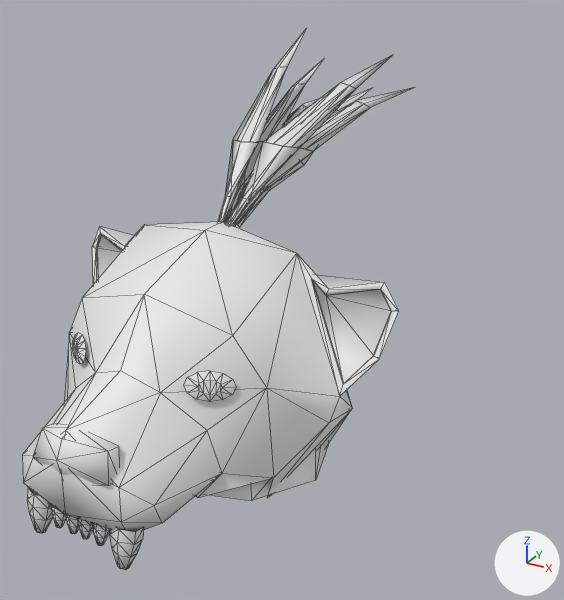
A saved change to the COLLADA model art/meshes/props/helmet/maya_turbante_jaguar.dae.
Rendered twice from a 50 mm camera at (0.838, -1.198, 1.214) aimed at (-0.079, 0.47, 0.379). The axes (+X, +Y, +Z) are drawn at lower right. The lights are the same throughout. Mesh edges are drawn as thin lines. Vertices at the same position are counted once.

The first picture shows 'jaguar'.
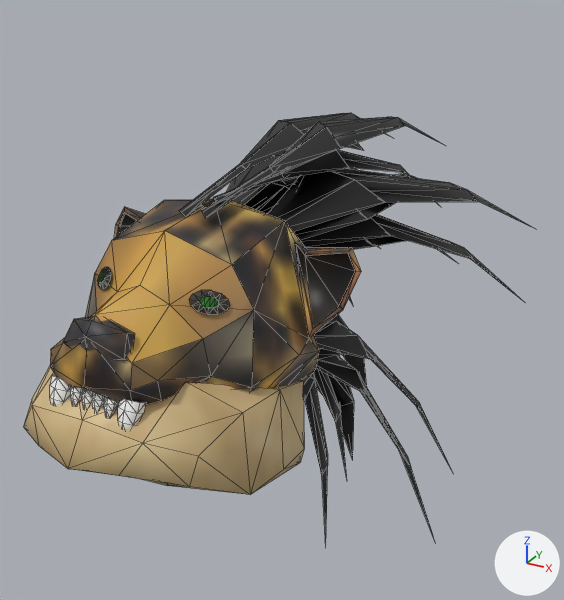
Changed parts and their boxes (x1, y1, x2, y2) in the pictures (564 x 600 px; the box of a moved part takes in the faces that stretch with it):
'jaguar', reshaped, moved, turned, rescaled
    before: (22, 29, 413, 570)
    after: (23, 113, 535, 542)
part 1 of me_rome_helmet_b_geometry_002, moved or reshaped
    before: (51, 506, 66, 528)
    after: (70, 387, 83, 406)
part 2 of me_rome_helmet_b_geometry_002, moved or reshaped
    before: (27, 488, 53, 533)
    after: (50, 375, 71, 406)
part 3 of me_rome_helmet_b_geometry_002, moved or reshaped
    before: (66, 515, 79, 534)
    after: (82, 388, 93, 407)
part 4 of me_rome_helmet_b_geometry_002, moved or reshaped
    before: (92, 524, 110, 546)
    after: (104, 397, 119, 418)
part 5 of me_rome_helmet_b_geometry_002, moved or reshaped
    before: (110, 527, 144, 570)
    after: (118, 399, 146, 429)
part 6 of me_rome_helmet_b_geometry_002, moved or reshaped
    before: (78, 519, 93, 539)
    after: (92, 392, 105, 411)
part 7 of me_rome_helmet_b_geometry_002, moved or reshaped
    before: (22, 222, 398, 532)
    after: (50, 199, 361, 405)
part 8 of me_rome_helmet_b_geometry_002, moved or reshaped
    before: (33, 424, 119, 486)
    after: (63, 316, 135, 360)
part 9 of me_rome_helmet_b_geometry_002, deleted
    before: (72, 29, 413, 402)
part 10 of me_rome_helmet_b_geometry_002, built on
    before: (210, 443, 329, 501)
    after: (23, 113, 535, 542)

Diff of the bpy script that builds the scene:
```diff
--- a/art/meshes/props/helmet/maya_turbante_jaguar.dae.py
+++ b/art/meshes/props/helmet/maya_turbante_jaguar.dae.py
@@ me_rome_helmet_b_geometry_002 @@
 # used by ob_jaguar; location = (0.0, 0.0, 0.0); rotation_euler = (-0.121, 0.0, 0.0), in degrees (-6.9, 0, 0); scale = (1.0, 0.999, 0.896)
-me_rome_helmet_b_geometry_002.from_pydata(...)  # 439 vertices, 734 faces; spans x -0.379..0.379, y -0.493..0.664, z 0.201..1.248
-me_rome_helmet_b_geometry_002.materials.append(mat_materiais_001)  # white #e7e7e7
+me_rome_helmet_b_geometry_002.from_pydata(...)  # 691 vertices, 1174 faces; spans x -0.3..0.414, y -0.137..1.595, z -0.875..0.611
+# me_rome_helmet_b_geometry_002 part 1: the loose piece of 24 vertices spanning x -0.062..-0.033, y -0.453..-0.426, z 0.259..0.311 is scaled about its middle by (0.792, 0.794, 0.709), then moved by (0.01, 0.348, -0.311), in mat_materiais_007 (picture img_mayans_struct_png)
+# me_rome_helmet_b_geometry_002 part 2: the loose piece of 24 vertices spanning x -0.122..-0.07, y -0.457..-0.408, z 0.227..0.319 is scaled about its middle by (0.792, 0.794, 0.709), then moved by (0.02, 0.347, -0.308), in mat_materiais_007 (picture img_mayans_struct_png)
+# me_rome_helmet_b_geometry_002 part 3: the loose piece of 24 vertices spanning x -0.028..0.001, y -0.453..-0.426, z 0.259..0.311 is scaled about its middle by (0.792, 0.794, 0.709), then moved by (0.003, 0.348, -0.311), in mat_materiais_007 (picture img_mayans_struct_png)
+# me_rome_helmet_b_geometry_002 part 4: the loose piece of 24 vertices spanning x 0.033..0.062, y -0.453..-0.426, z 0.259..0.311 is scaled about its middle by (0.792, 0.794, 0.709), then moved by (-0.01, 0.348, -0.311), in mat_materiais_007 (picture img_mayans_struct_png)
+# me_rome_helmet_b_geometry_002 part 5: the loose piece of 24 vertices spanning x 0.07..0.122, y -0.457..-0.408, z 0.227..0.319 is scaled about its middle by (0.792, 0.794, 0.709), then moved by (-0.02, 0.347, -0.308), in mat_materiais_007 (picture img_mayans_struct_png)
+# me_rome_helmet_b_geometry_002 part 6: the loose piece of 24 vertices spanning x -0.001..0.028, y -0.453..-0.426, z 0.259..0.311 is scaled about its middle by (0.792, 0.794, 0.709), then moved by (-0.003, 0.348, -0.311), in mat_materiais_007 (picture img_mayans_struct_png)
+# me_rome_helmet_b_geometry_002 part 7: the loose piece of 90 vertices spanning x -0.379..0.379, y -0.485..0.244, z 0.201..0.809 is multiplied about its middle by the matrix ((0.792, 0.0, 0.0), (0.0, 0.79, 0.007), (0.0, -0.007, 0.709)), then moved by (0.0, 0.283, -0.377), in mat_materiais_007 (picture img_mayans_struct_png)
+# me_rome_helmet_b_geometry_002 part 8: the loose piece of 13 vertices spanning x -0.084..0.084, y -0.493..-0.423, z 0.388..0.499 is scaled about its middle by (0.792, 0.791, 0.709), then moved by (0.0, 0.353, -0.357), in mat_materiais_007 (picture img_mayans_struct_png)
+# me_rome_helmet_b_geometry_002 part 9: 9 loose pieces with 176 vertices, spanning x -0.189..0.189, y -0.297..0.664, z 0.485..1.248, are deleted
+# me_rome_helmet_b_geometry_002 part 10: 16 vertices removed from x -0.273..0.27, y -0.33..0.253, z 0.211..0.446; 444 vertices added at x -0.249..0.414, y -0.137..1.595, z -0.875..0.611
+me_rome_helmet_b_geometry_002.materials.append(mat_materiais_007)  # picture img_mayans_struct_png
@@ ob_jaguar @@
 ob_jaguar = bpy.data.objects.new('jaguar', me_rome_helmet_b_geometry_002)
-ob_jaguar.location = (0.0, 0.0, 0.0)
-ob_jaguar.rotation_euler = (-0.121, 0.0, 0.0)  # degrees (-6.9, 0, 0)
-ob_jaguar.scale = (1.0, 0.999, 0.896)
+ob_jaguar.location = (0.0, -0.247, 0.515)
+ob_jaguar.rotation_euler = (-0.315, 0.0, 0.0)  # degrees (-18, 0, 0)
```
